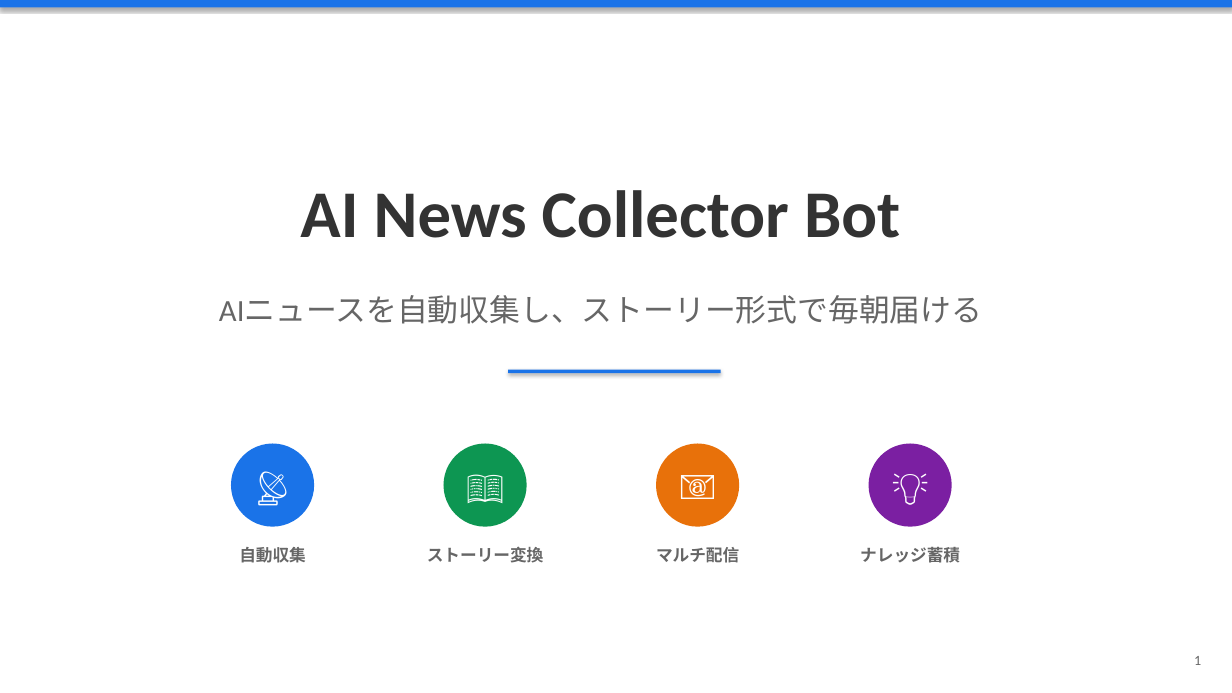
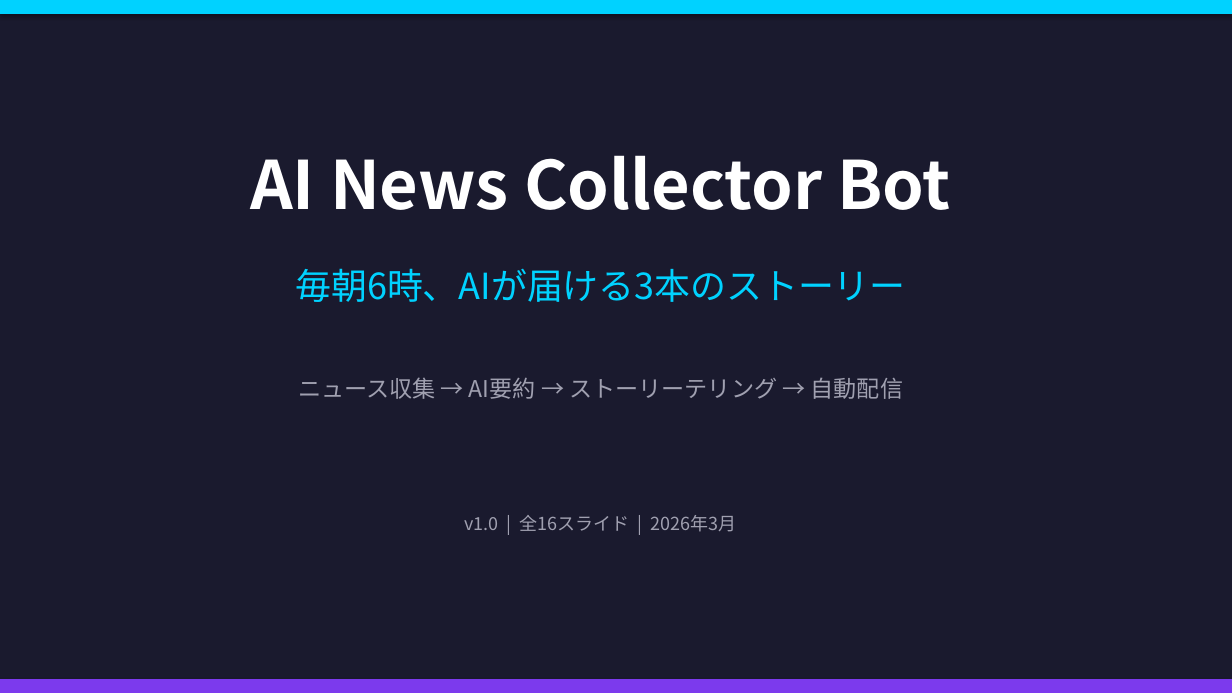
Before and after one commit to KazuyaMurayama/AI-News-Collection-Bot_v1, a slide deck: slide 1 of AI_News_Collector_Bot_Presentation.pptx. Drawn at 1232x693 pixels with LibreOffice and Linux fonts; fonts in the diff are those of the drawing. Boxes give left, top, right and bottom in pixels: in the first picture for what was removed or moved away, otherwise in the second. Text is boxed around its words. In the diff, an @@ line names an element or a change of style, - is before the commit and + after.

```diff
--- a/AI_News_Collector_Bot_Presentation.pptx
+++ b/AI_News_Collector_Bot_Presentation.pptx
@@ background #FFFFFF to #1A1A2E @@
@@ rectangle: place and size @@
-rectangle at <box>0,0,1232,7</box>
+rectangle at <box>0,0,1232,14</box>
@@ rectangle at <box>0,0,1232,14</box>: fill #1A73E8 to #00D2FF @@
@@ text "AI News Collector Bot": place and size @@
-text "AI News Collector Bot" at <box>300,190,900,238</box>
+text "AI News Collector Bot" at <box>250,155,951,210</box>
@@ text "AI News Collector Bot" at <box>250,155,951,210</box>: font Calibri to Noto Sans CJK JP, text colour #333333 to #FFFFFF @@
@@ text added at <box>295,268,905,302</box>, 28 pt, text #00D2FF @@
+毎朝6時、AIが届ける3本のストーリー
@@ text removed at <box>219,295,982,324</box> @@
-AIニュースを自動収集し、ストーリー形式で毎朝届ける
@@ text added at <box>298,377,903,399</box>, 18 pt, text #A0A0B0 @@
+ニュース収集 → AI要約 → ストーリーテリング → 自動配信
@@ rectangle removed at <box>508,370,721,373</box> @@
@@ ellipse removed at <box>231,444,314,527</box> @@
-📡
@@ ellipse removed at <box>444,444,527,527</box> @@
-📖
@@ ellipse removed at <box>656,444,739,527</box> @@
-📧
@@ ellipse removed at <box>869,444,952,527</box> @@
-💡
@@ text added at <box>464,515,737,532</box>, 14 pt, text #A0A0B0 @@
+v1.0 | 全16スライド | 2026年3月
@@ text removed at <box>239,547,306,563</box> @@
-自動収集
@@ text removed at <box>427,546,544,563</box> @@
-ストーリー変換
@@ text removed at <box>656,547,739,563</box> @@
-マルチ配信
@@ text removed at <box>860,547,960,563</box> @@
-ナレッジ蓄積
@@ text removed at <box>1194,656,1201,665</box> @@
-1
@@ rectangle added at <box>0,679,1232,693</box>, fill #7C3AED @@
```
Also in this commit, not shown: 9 other slides changed, 6 slides added, 6 slides removed.
